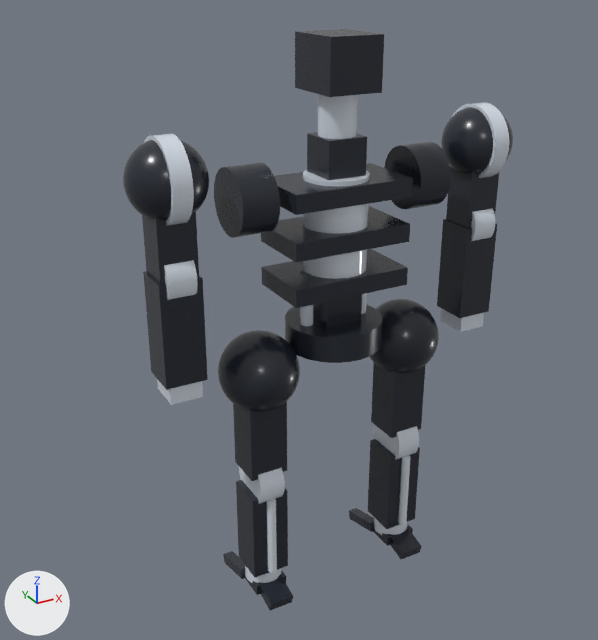
Before and after pictures for a commit that changed the glTF model assets/models/innerframe_run_cycle.glb.
Camera for both pictures: a camera (50 mm lens) standing at (-1.8, -2.94, 2.98) and looking at (-0.12, 0.11, 1.45). Lighting does not change. The marker at lower left points along +X, +Y and +Z. The picture after the commit comes second. Vertices at exactly the same position are counted once.

Names of what the first picture shows: 'arm_l_forearm_frame', 'arm_l_shoulder_bolt', 'arm_l_shoulder_joint', 'arm_l_upper_arm', 'arm_r_forearm_frame', 'arm_r_shoulder_bolt', 'arm_r_shoulder_joint', 'arm_r_upper_arm', 'body_rib_low', 'body_rib_mid', 'body_rib_top', 'body_socket_l', 'body_waist', 'head_skull', 'leg_l_hip_joint' and 27 more.
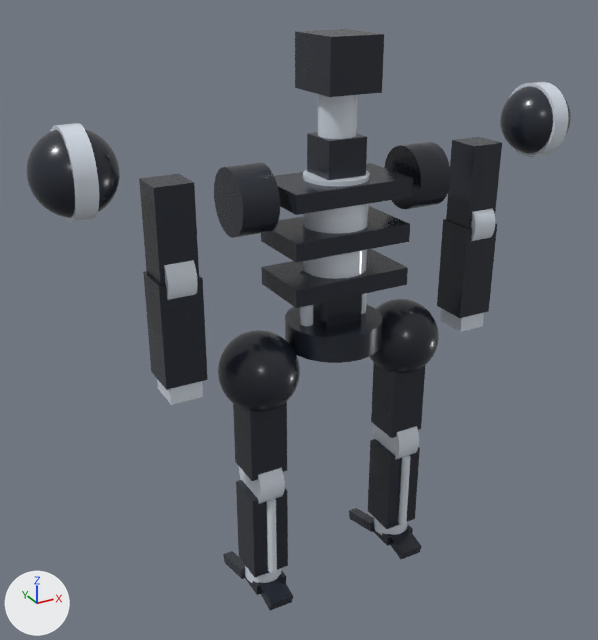
The change in detail:
me_mesh_14 is used by ob_arm_l_shoulder_bolt; location (0.0, 0.0, 0.0).
me_mesh_14 had 386 vertices, 768 faces and spanned x -0.79..-0.71, y -0.17..0.17, z 2.03..2.37.
me_mesh_14 now has 386 vertices, 768 faces and spans x -0.04..0.04, y -0.17..0.17, z -0.17..0.17.
me_mesh_14 part 1: the whole mesh is moved by (0.75, 0.0, -2.2).
me_mesh_13 is used by ob_arm_l_shoulder_joint; location (0.0, 0.0, 0.0).
me_mesh_13 had 2050 vertices, 4096 faces and spanned x -0.91..-0.59, y -0.16..0.16, z 2.04..2.36.
me_mesh_13 now has 2050 vertices, 4096 faces and spans x -0.16..0.16, y -0.16..0.16, z -0.16..0.16.
me_mesh_13 part 2: the whole mesh is moved by (0.75, 0.0, -2.2).
me_mesh_20 is used by ob_arm_r_shoulder_bolt; location (0.0, 0.0, 0.0).
me_mesh_20 had 386 vertices, 768 faces and spanned x 0.71..0.79, y -0.17..0.17, z 2.03..2.37.
me_mesh_20 now has 386 vertices, 768 faces and spans x -0.04..0.04, y -0.17..0.17, z -0.17..0.17.
me_mesh_20 part 3: the whole mesh is moved by (-0.75, 0.0, -2.2).
me_mesh_19 is used by ob_arm_r_shoulder_joint; location (0.0, 0.0, 0.0).
me_mesh_19 had 2050 vertices, 4096 faces and spanned x 0.59..0.91, y -0.16..0.16, z 2.04..2.36.
me_mesh_19 now has 2050 vertices, 4096 faces and spans x -0.16..0.16, y -0.16..0.16, z -0.16..0.16.
me_mesh_19 part 4: the whole mesh is moved by (-0.75, 0.0, -2.2).
Object 'arm_l_shoulder_bolt' (ob_arm_l_shoulder_bolt) moves from (0.0, 0.0, 0.0) to (-1.094, 0.0, 2.269).
Object 'arm_l_shoulder_joint' (ob_arm_l_shoulder_joint) moves from (0.0, 0.0, 0.0) to (-1.094, 0.0, 2.269).
Object 'arm_r_shoulder_bolt' (ob_arm_r_shoulder_bolt) moves from (0.0, 0.0, 0.0) to (1.094, 0.0, 2.269).
Object 'arm_r_shoulder_joint' (ob_arm_r_shoulder_joint) moves from (0.0, 0.0, 0.0) to (1.094, 0.0, 2.269).

Pixel boxes [x1, y1, x2, y2] of what changed, in the pictures (598 x 640 px):
'arm_l_shoulder_joint', moved
    before: [123, 140, 209, 221]
    after: [27, 129, 120, 218]
'arm_r_shoulder_joint', moved
    before: [441, 107, 513, 174]
    after: [500, 86, 571, 154]
'arm_l_shoulder_bolt', moved
    before: [144, 134, 194, 226]
    after: [51, 123, 99, 222]
'arm_r_shoulder_bolt', moved
    before: [453, 102, 509, 178]
    after: [510, 82, 568, 157]
